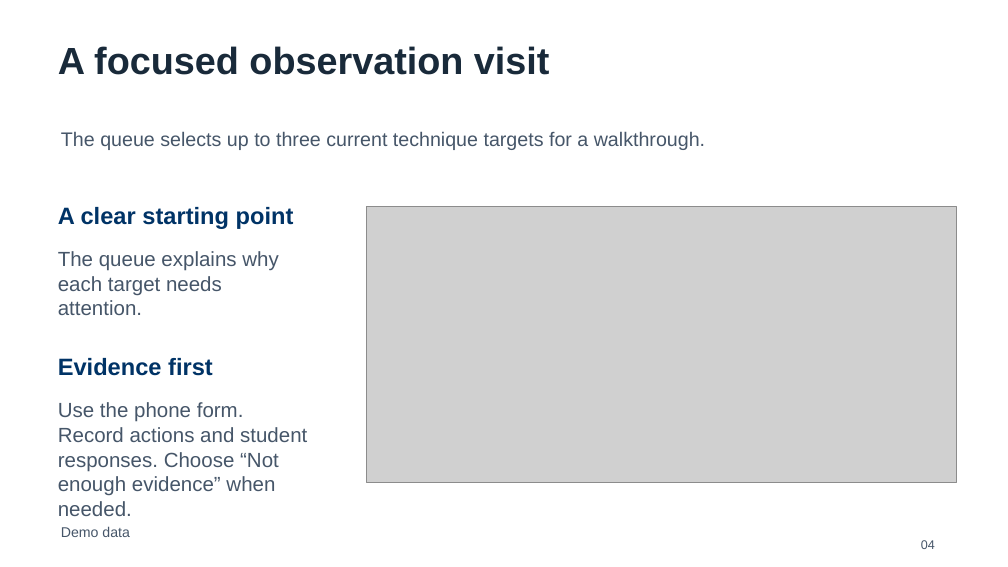
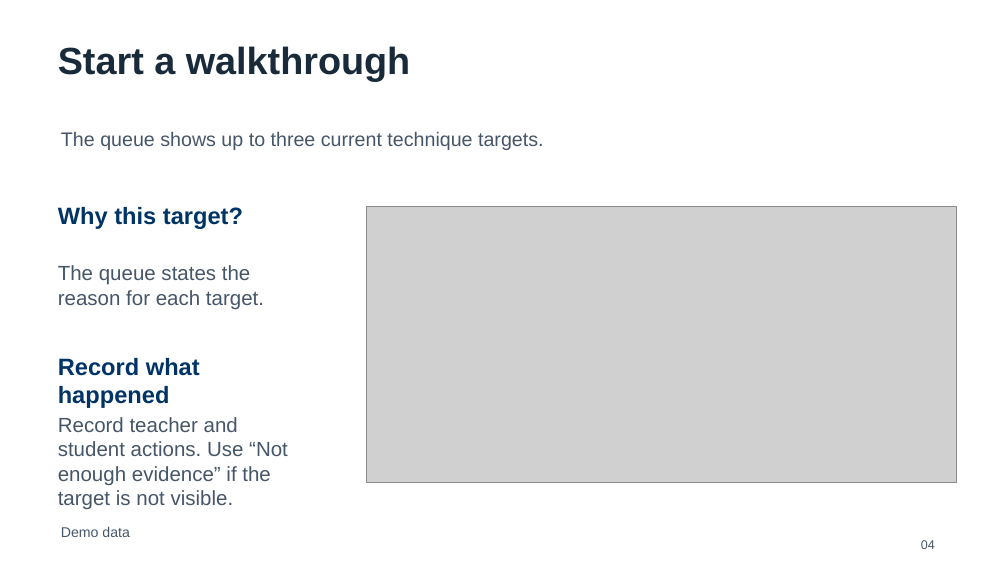
Before and after one commit to bodangren/ra-math-advantage, a slide deck: slide 4 of outputs/danielson-slt_20260907/output/HDKWA-Danielson-SLT-Feature-Review-Final.pptx. Drawn at 1008x567 pixels with LibreOffice and Linux fonts; fonts in the diff are those of the drawing; grey boxes stand for pictures. Boxes give left, top, right and bottom in pixels: in the first picture for what was removed or moved away, otherwise in the second. Text is boxed around its words. In the diff, an @@ line names an element or a change of style, - is before the commit and + after.

```diff
--- a/outputs/danielson-slt_20260907/output/HDKWA-Danielson-SLT-Feature-Review-Final.pptx
+++ b/outputs/danielson-slt_20260907/output/HDKWA-Danielson-SLT-Feature-Review-Final.pptx
@@ text at [58, 46, 410, 81]: text changed @@
-A focused observation visit
+Start a walkthrough
@@ text at [61, 131, 543, 150]: text changed @@
-The queue selects up to three current technique targets for a walkthrough.
+The queue shows up to three current technique targets.
@@ text at [58, 207, 243, 229]: text changed @@
-A clear starting point
+Why this target?
@@ text at [58, 265, 264, 310]: text changed @@
-The queue explains why each target needs attention.
+The queue states the reason for each target.
@@ text at [58, 358, 200, 408]: text changed @@
-Evidence first
+Record what happened
@@ text at [58, 417, 288, 509]: text changed @@
-Use the phone form. Record actions and student responses. Choose “Not enough evidence” when needed.
+Record teacher and student actions. Use “Not enough evidence” if the target is not visible.
```
Also in this commit, not shown: 15 other slides changed, 2 slides added, 1 slide removed.
